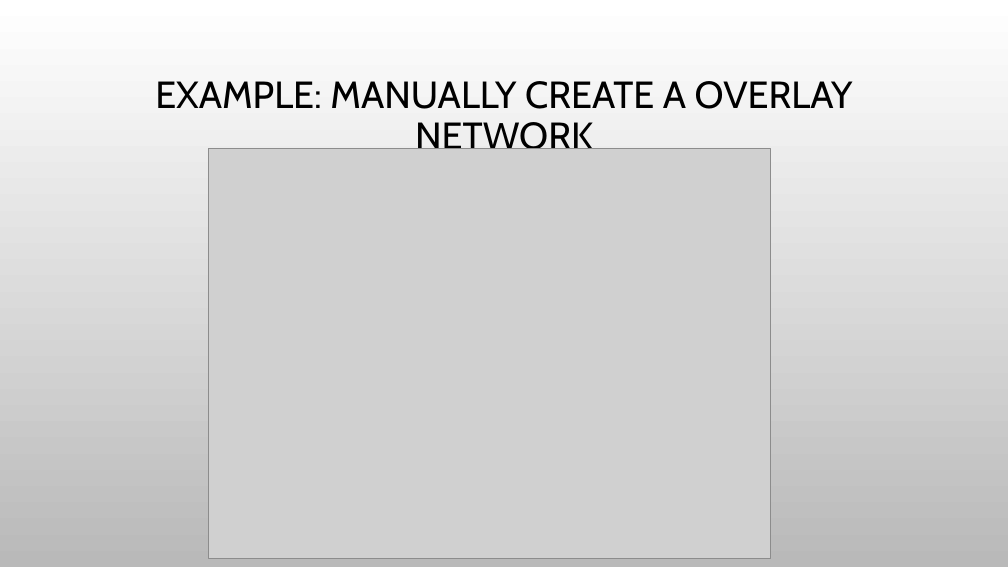
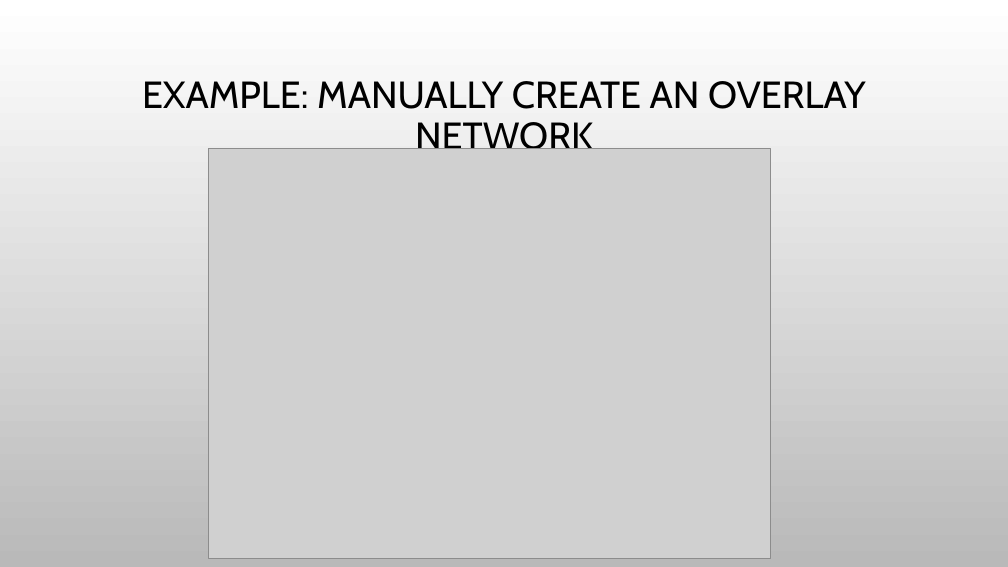
Before and after one commit to yangyuqian/k8s-the-hard-way, a slide deck: slide 9 of ppt/vxlan-flannel-cn.pptx (slide 8 before the commit). Drawn at 1008x567 pixels with LibreOffice and Linux fonts; fonts in the diff are those of the drawing; grey boxes stand for pictures; background and template pictures are left out. Boxes give left, top, right and bottom in pixels: in the first picture for what was removed or moved away, otherwise in the second. Text is boxed around its words. In the diff, an @@ line names an element or a change of style, - is before the commit and + after.

Commit message:
Fix typos in slides

```diff
--- a/ppt/vxlan-flannel-cn.pptx
+++ b/ppt/vxlan-flannel-cn.pptx
@@ title at <box>142,81,866,149</box>: text changed @@
-EXAMPLE: MANUALLY CREATE A OVERLAY NETWORK
+EXAMPLE: MANUALLY CREATE AN OVERLAY NETWORK
```
Also in this commit, not shown: 2 other slides changed, 1 slide added.
